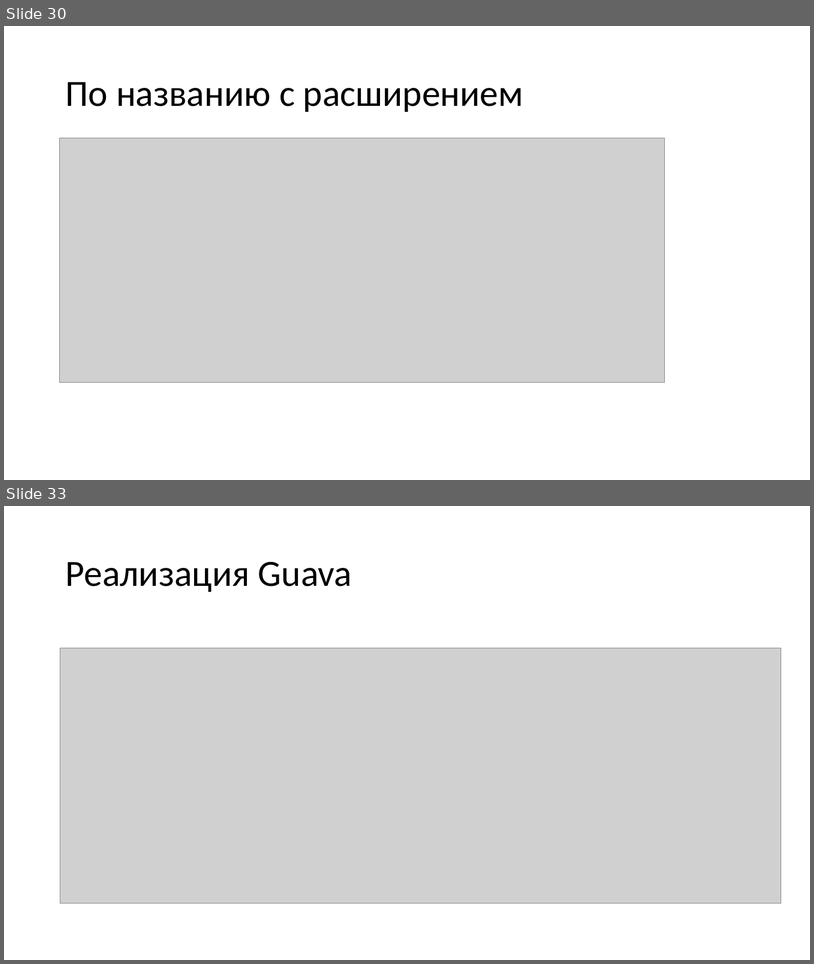
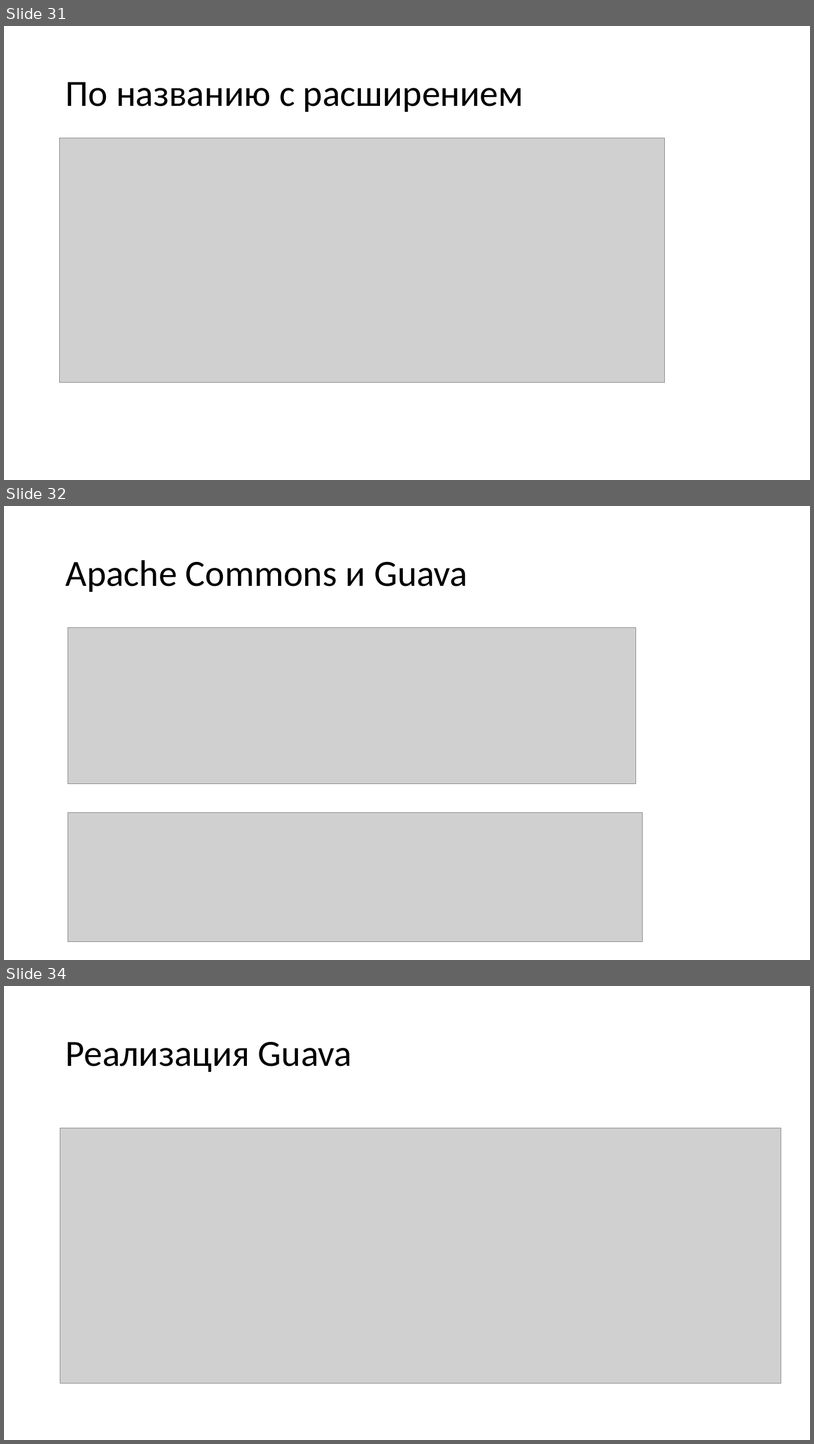
Before and after one commit to Boiarshinov/enums, a slide deck: docs/presentation.pptx. Shown one above the other, each under a label of ours: slides 30 and 33 before the commit, slides 31, 32 and 34 after it; the slides between them are not shown. The pictures are 814x964 and 814x1444 pixels, drawn with LibreOffice and Linux fonts; fonts in the diff are those of the drawing; grey boxes stand for pictures. Boxes give left, top, right and bottom in pixels: in the first picture for what was removed or moved away, otherwise in the second. Text is boxed around its words. In the diff, an @@ line names an element or a change of style, - is before the commit and + after.

```diff
--- a/docs/presentation.pptx
+++ b/docs/presentation.pptx
@@ slide 32 added at bbox=[4, 506, 810, 960], background #FFFFFF @@
@@ title added at bbox=[65, 560, 468, 592], 44 pt, text #000000 @@
+Apache Commons и Guava
@@ picture added at bbox=[68, 628, 636, 784] @@
@@ picture added at bbox=[68, 812, 643, 941] @@
@@ what was slide 30 is now slide 31 @@
@@ what was slide 33 is now slide 34 @@
```
Also in this commit, not shown: 8 slides changed, 6 other slides added, 3 slides removed.
